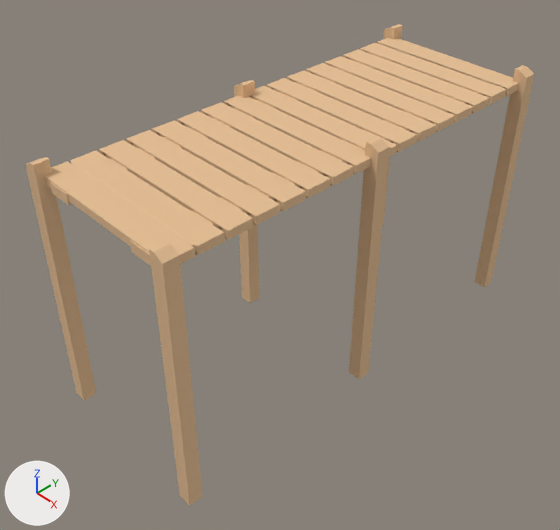
A saved change to the Blender file Models/Jetty.blend.
Rendered twice from a camera (50 mm lens) standing at (10.17, -10.33, 7.34) and looking at (-0.04, -0.69, -3.18). The axes (+X, +Y, +Z) are drawn at lower left. The lights are the same throughout.

Names of what the first picture shows: 'Cube', 'Cube.001', 'JettyDeck', 'JettyPostCurve', 'JettyPostCurve.001', 'JettyPostCurve.002', 'JettyPostCurve.003', 'JettyPostCurve.004', 'JettyPostCurve.005'.
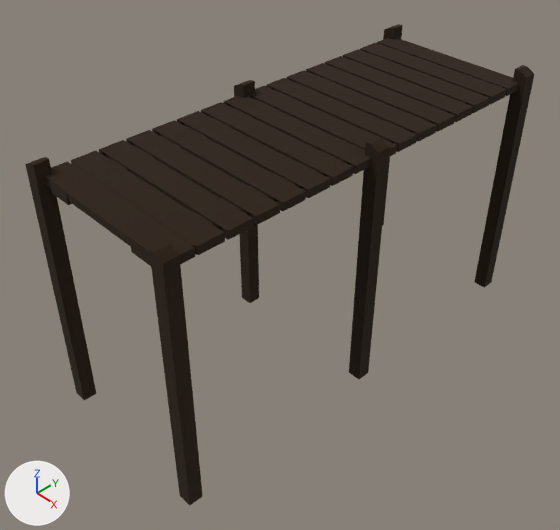
Edits to the scene script, one JSON object a line:
```json
{"op": "set", "path": "mat_wood.base_color", "old": "(0.8, 0.524, 0.297)", "new": "(0.0201, 0.00774, 0.0)", "note": "beige #e7bf94 -> black #271500"}
```

Pixel boxes [x1, y1, x2, y2] of what changed, in the pictures (560 x 530 px):
```json
{"object": "JettyDeck", "change": "recoloured", "before": [44, 38, 519, 264], "after": [44, 38, 519, 264]}
{"object": "JettyPostCurve.005", "change": "recoloured", "before": [149, 241, 203, 505], "after": [149, 241, 203, 505], "on screen": "beige to black"}
{"object": "JettyPostCurve", "change": "recoloured", "before": [25, 157, 96, 400], "after": [25, 157, 96, 400], "on screen": "beige to black"}
{"object": "JettyPostCurve.004", "change": "recoloured", "before": [349, 136, 390, 379], "after": [349, 136, 390, 379]}
{"object": "JettyPostCurve.003", "change": "recoloured", "before": [474, 65, 534, 288], "after": [474, 65, 534, 288]}
{"object": "JettyPostCurve.001", "change": "recoloured", "before": [234, 80, 259, 303], "after": [234, 80, 259, 303]}
{"object": "Cube.001", "change": "recoloured", "before": [130, 77, 496, 266], "after": [130, 77, 496, 266]}
{"object": "Cube", "change": "recoloured", "before": [50, 47, 409, 205], "after": [50, 47, 409, 205]}
{"object": "JettyPostCurve.002", "change": "recoloured", "before": [382, 24, 403, 226], "after": [382, 24, 403, 226]}
```
